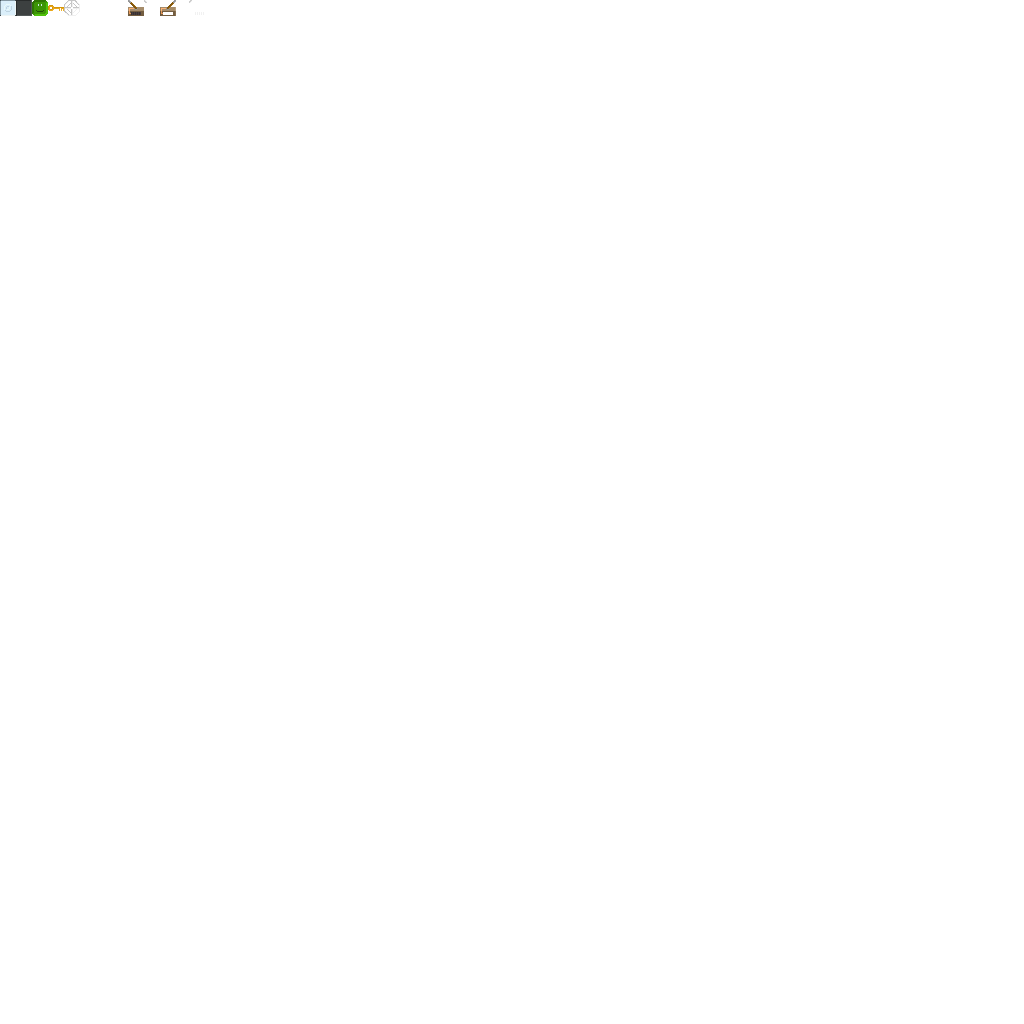
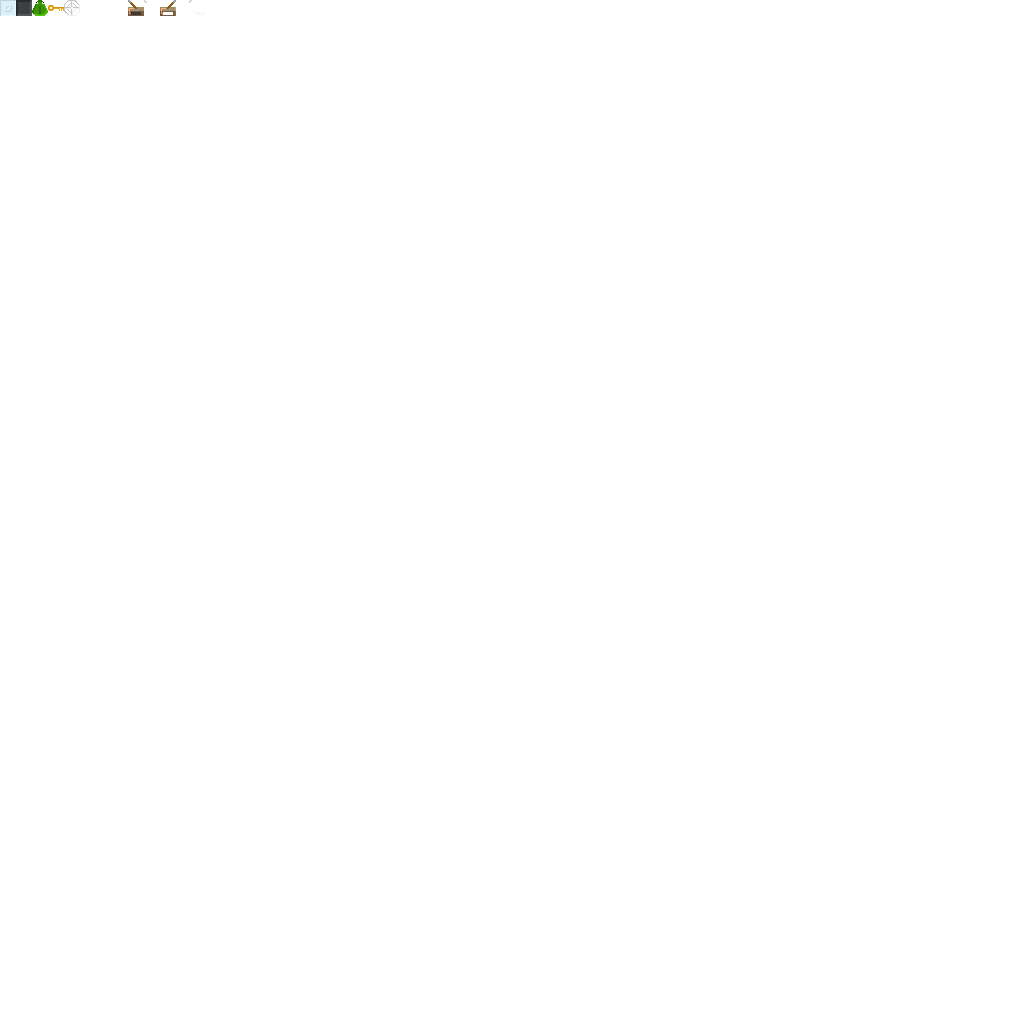
Layers edited between the first and the second 1024×1024 image:
painted on "Switch" over [0, 0, 31, 16]
painted on "Player" over [32, 0, 48, 16]
